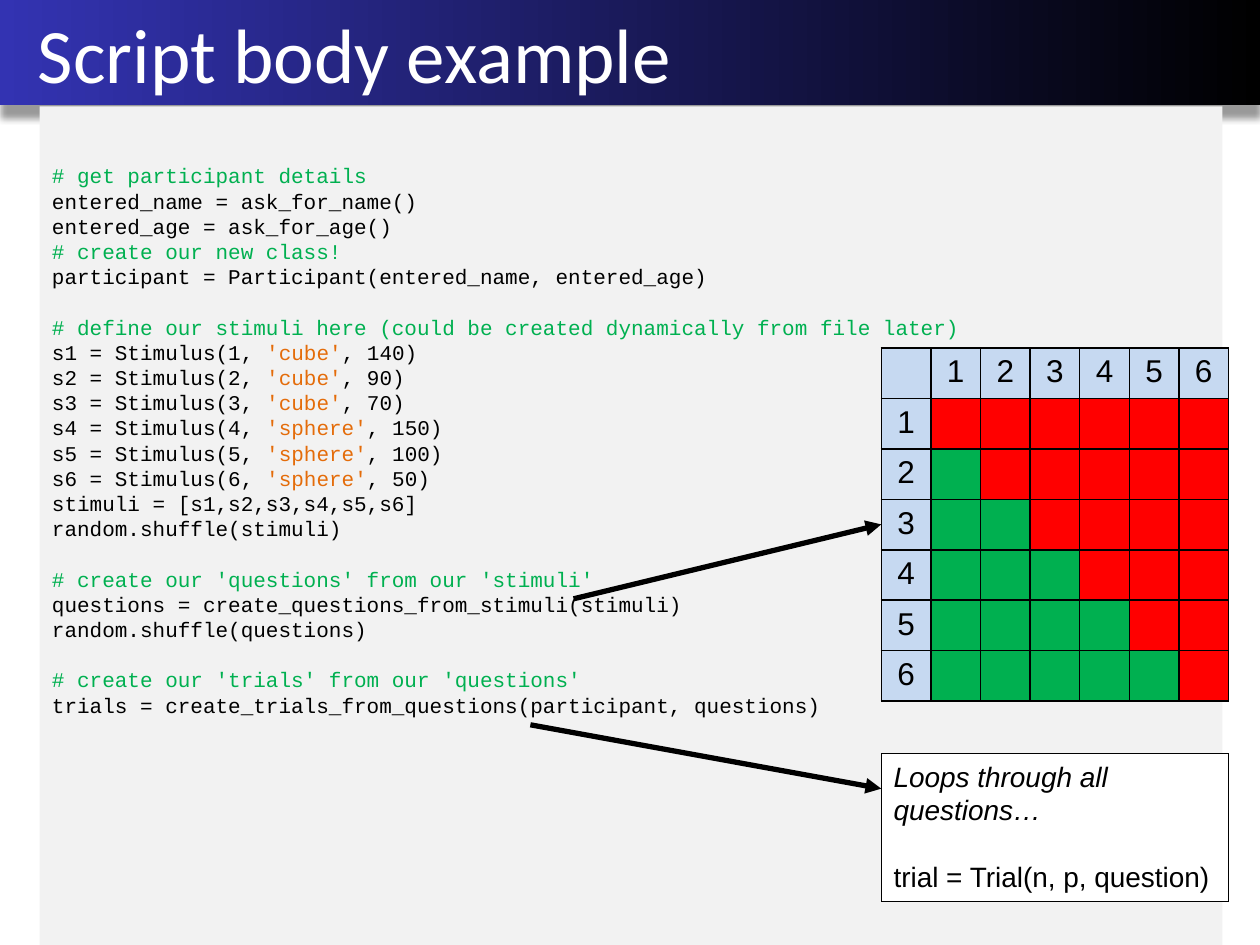
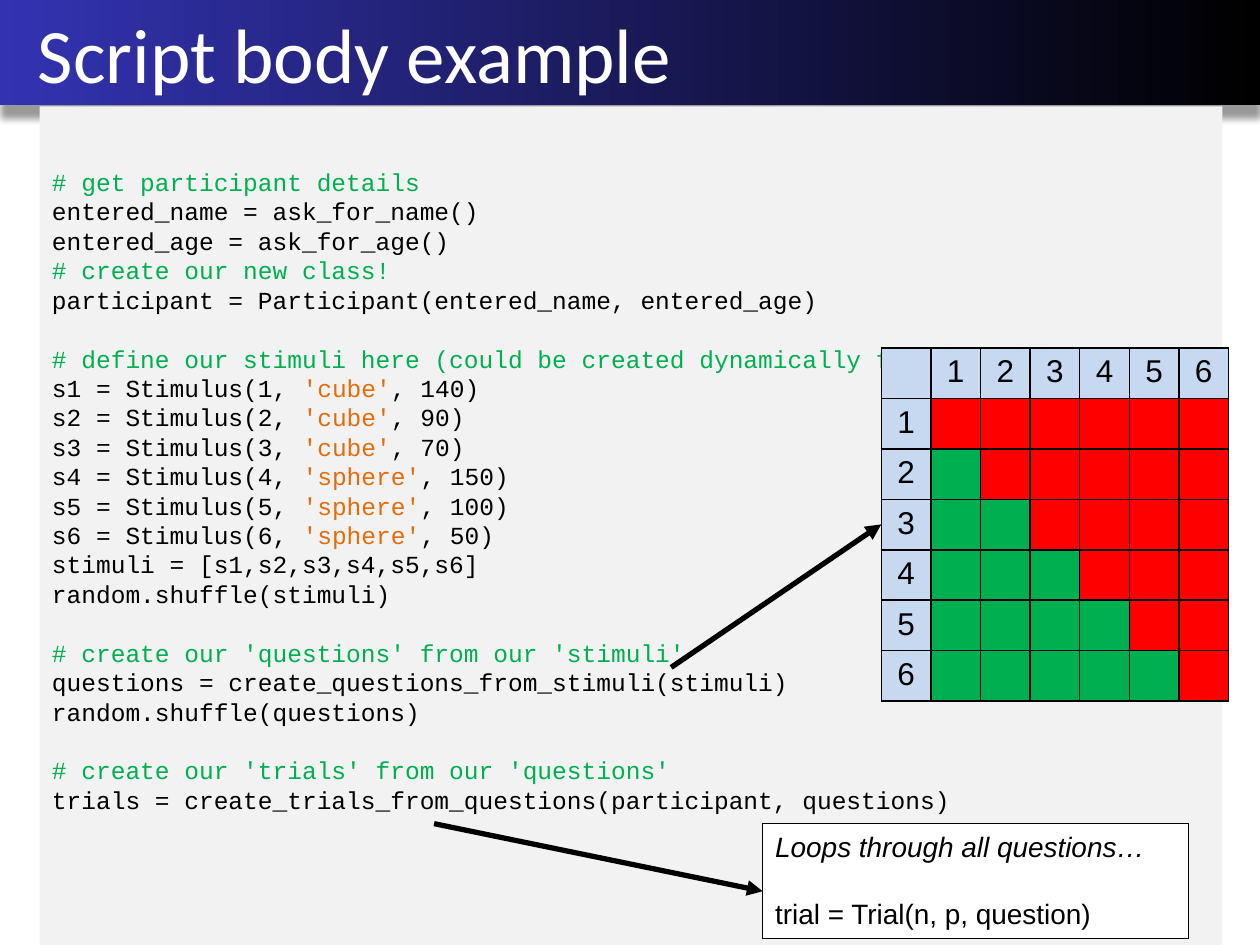
Before and after one commit to danielslab/python-oop-shapeweight-illusion, a slide deck: slide 12 of Object-Oriented Programming.pptx. Drawn at 1260x945 pixels with LibreOffice and Linux fonts; fonts in the diff are those of the drawing. Boxes give left, top, right and bottom in pixels: in the first picture for what was removed or moved away, otherwise in the second. Text is boxed around its words. In the diff, an @@ line names an element or a change of style, - is before the commit and + after.

```diff
--- a/Object-Oriented Programming.pptx
+++ b/Object-Oriented Programming.pptx
@@ rectangle "# get participant details" at bbox=[39, 106, 1222, 945]: size 12 to 14 pt @@
@@ arrow moved from (573, 598) - (881, 524) to (672, 668) - (881, 524) @@
@@ arrow moved from (530, 724) - (881, 789) to (435, 824) - (762, 891) @@
@@ rectangle "Loops through all questions…": place and size @@
-rectangle "Loops through all questions…" at bbox=[881, 753, 1228, 902]
+rectangle "Loops through all questions…" at bbox=[762, 824, 1188, 939]
```
Also in this commit, not shown: 1 other slide changed.
